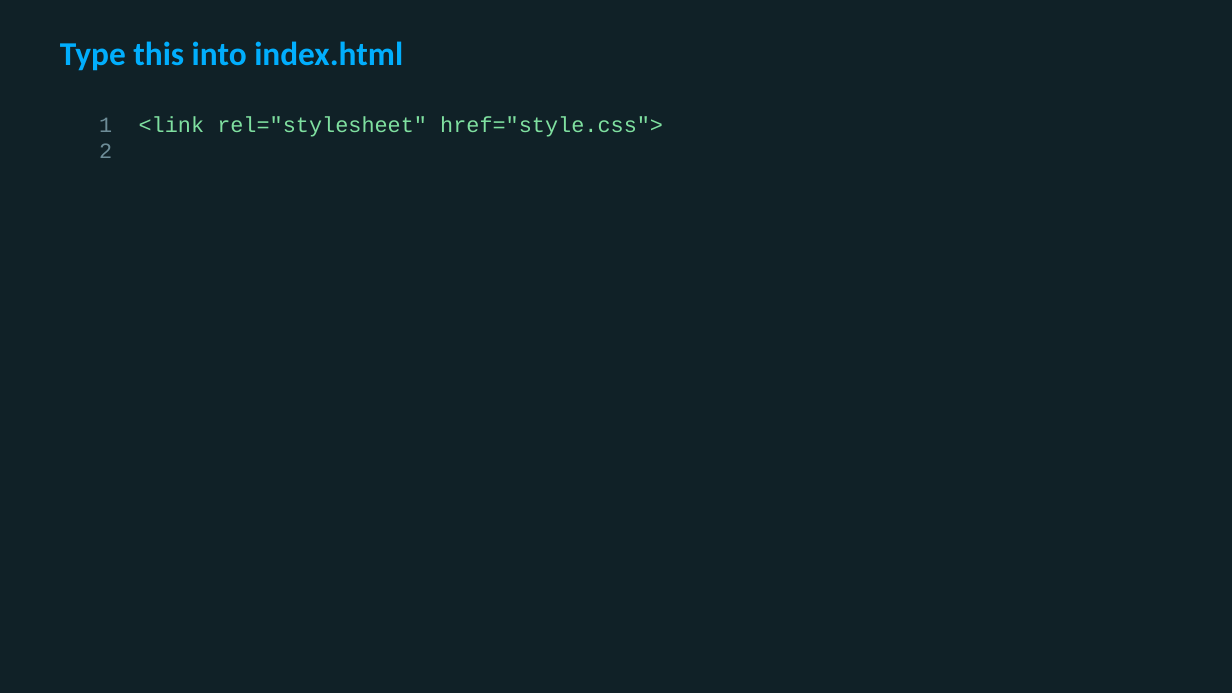
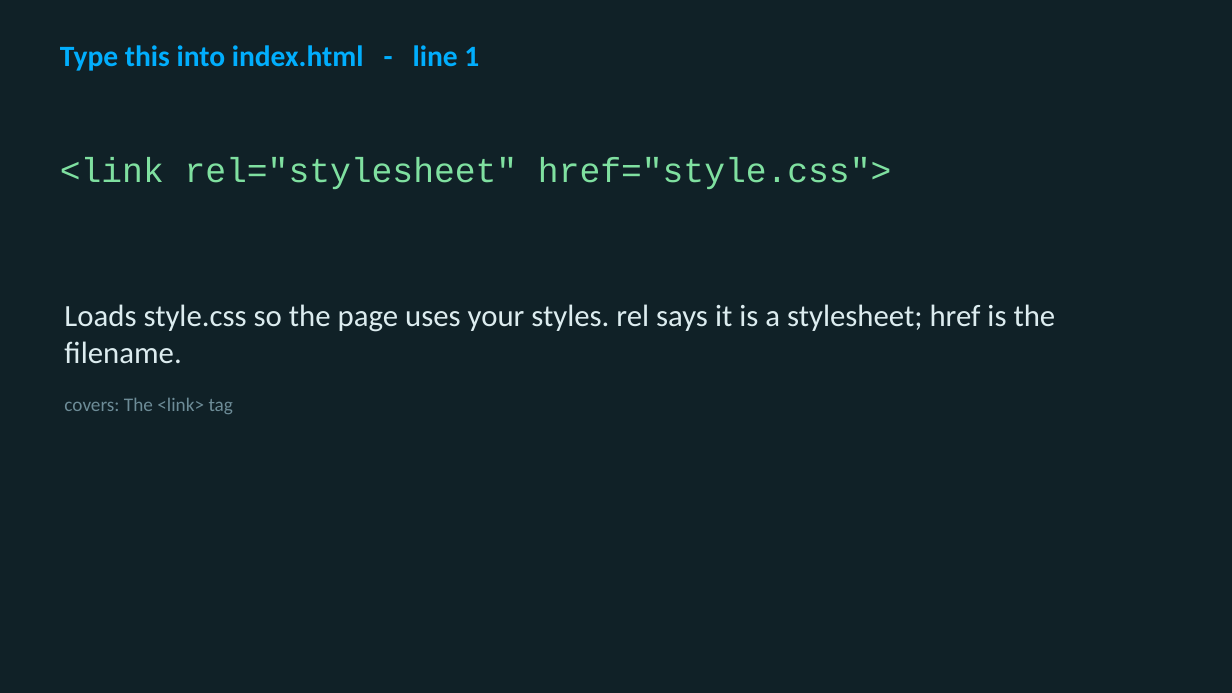
Before and after one commit to utgapps/utgapps.github.io, a slide deck: slide 25 of ai101/slides/week-01.pptx (slide 9 before the commit). Drawn at 1232x693 pixels with LibreOffice and Linux fonts; fonts in the diff are those of the drawing. Boxes give left, top, right and bottom in pixels: in the first picture for what was removed or moved away, otherwise in the second. Text is boxed around its words. In the diff, an @@ line names an element or a change of style, - is before the commit and + after.

```diff
--- a/ai101/slides/week-01.pptx
+++ b/ai101/slides/week-01.pptx
@@ text at [60,45,479,71]: text changed; size 26 to 23 pt @@
-Type this into index.html
+Type this into index.html - line 1
@@ text at [60,157,891,189]: text changed; size 17 to 27 pt @@
-1 <link rel="stylesheet" href="style.css">
-2
+<link rel="stylesheet" href="style.css">
@@ text added at [64,304,1056,414], 24 pt, text #DCECEF @@
+Loads style.css so the page uses your styles. rel says it is a stylesheet; href is the filename.
+covers: The <link> tag
```
Also in this commit, not shown: 83 slides added, 10 slides removed, 32 other files.
